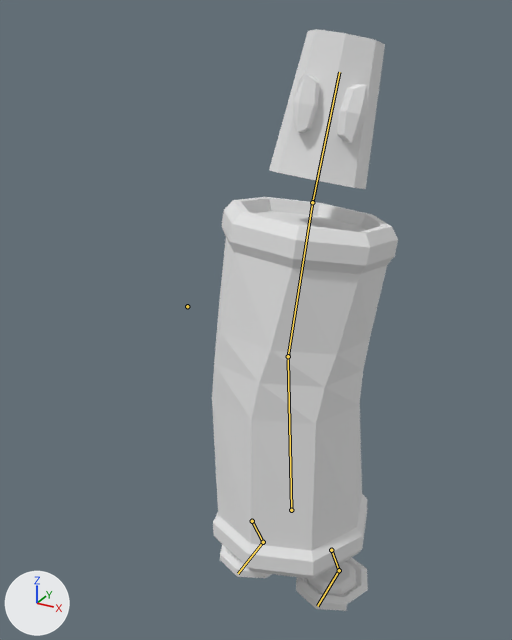
An edit to the Blender file Assets/Models/Enemycaster.blend, drawn before and after from the same camera.
The view is the same before and after, from a 50 mm lens placed at (4.98, -10.54, 10.98), pointed at (-0.75, -0.13, 5.77). The axes (+X, +Y, +Z) are drawn at lower left. The lights are the same throughout. Both versions are drawn at frame 130 of the action 'ArmatureAction'; the numbers are the values there. The bones that bend it are drawn over the model as lines.
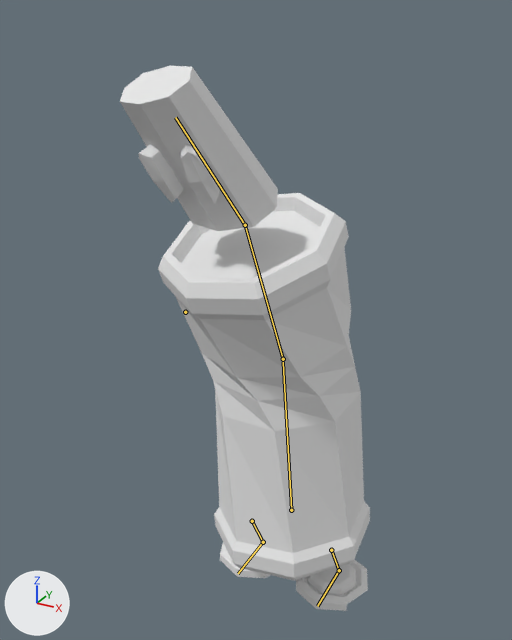
Changed parts and their boxes [x1, y1, x2, y2] in the pictures (512 x 640 px):
'Cylinder.002', posed
    before: [212, 29, 398, 611]
    after: [120, 66, 370, 611]
bone 'Hip', root to tip
    before: (291, 510) to (288, 359)
    after: (291, 510) to (283, 362)
bone 'Chest', root to tip
    before: (288, 356) to (312, 202)
    after: (283, 359) to (245, 225)
bone 'Head', root to tip
    before: (312, 202) to (339, 72)
    after: (245, 225) to (175, 117)
bone 'Hand.R', root to tip
    before: (187, 306) to (187, 306)
    after: (185, 312) to (185, 312)

What the commit changed:
Bone 'Hip' (bone_hip) turns from (4, -5, 2) to (5, 27, 2) degrees about its own x, y and z.
Bone 'Chest' (bone_chest) turns from (-8, 22, 4) to (13, -39, -23) degrees about its own x, y and z.
Bone 'Head' (bone_head) turns from (-2, 3, 5) to (3, 6, -16) degrees about its own x, y and z.
Bone 'Hand.R' (bone_hand_r) moves from (-0.16, 0.37, 0.93) to (-0.43, 0.61, 1.21).
Bone 'Hand.R' (bone_hand_r) turns from (18, 42, -38) to (11, 43, -55) degrees about its own x, y and z.
